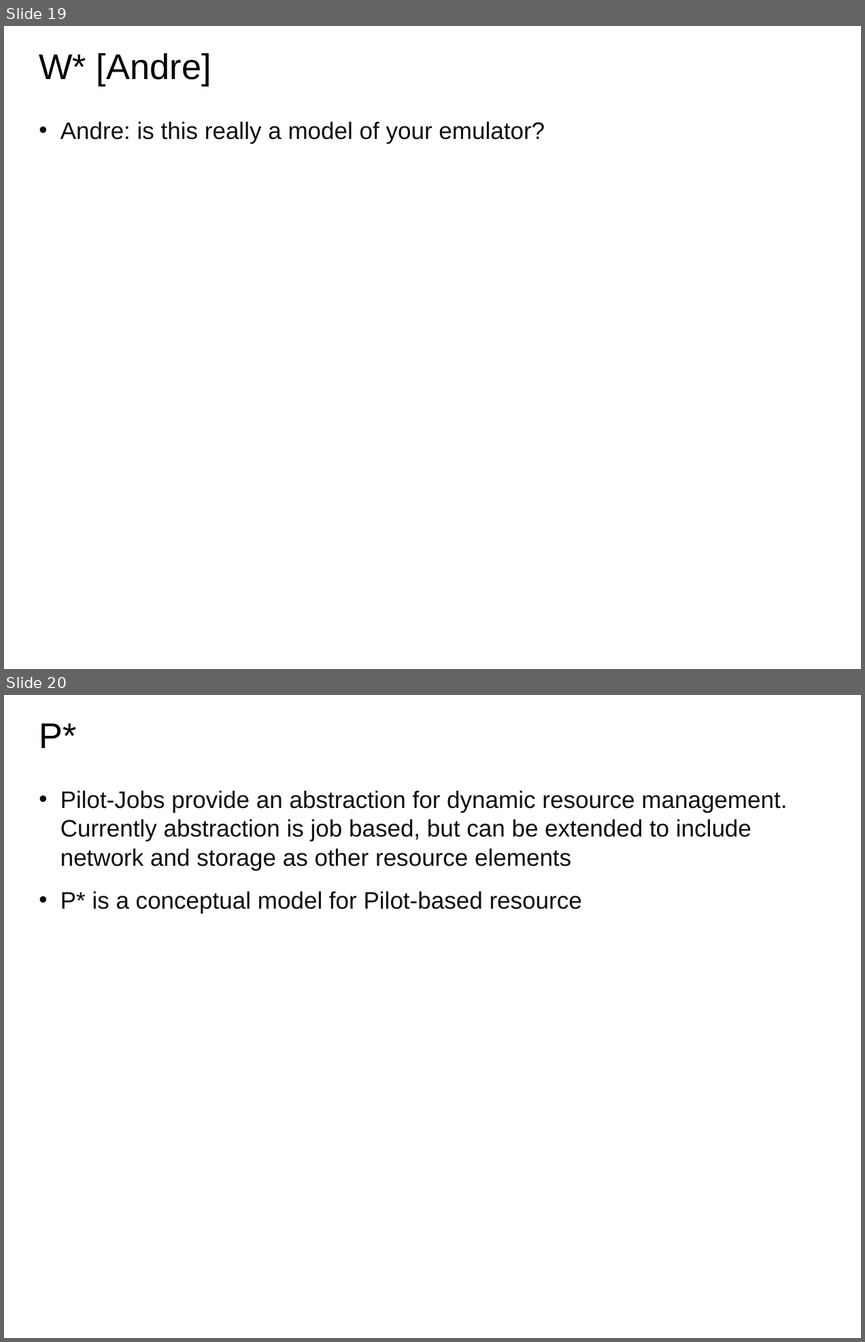
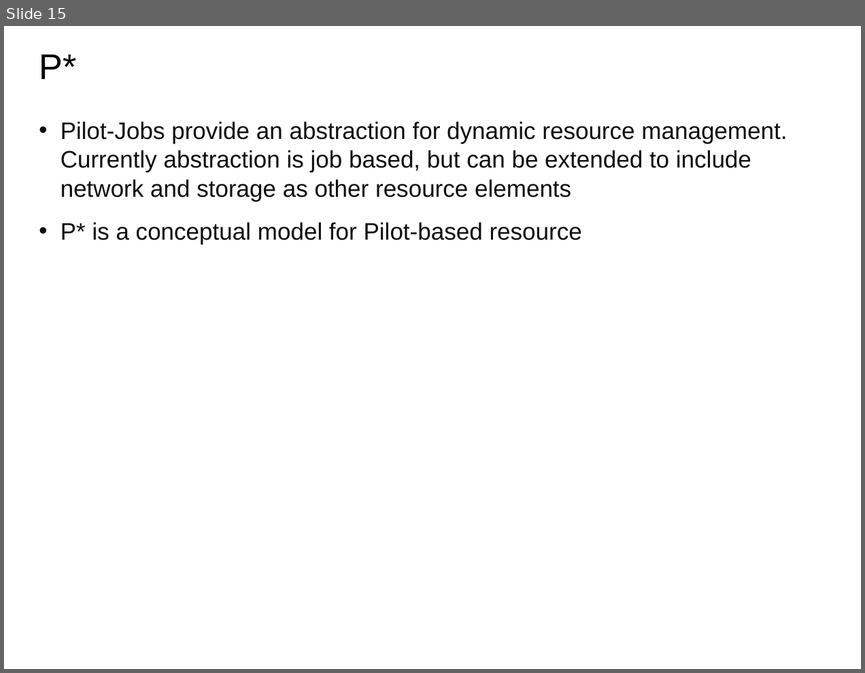
Before and after one commit to saga-project/NGMW, a slide deck: presentations/radical-modsim.pptx. Shown one above the other, each under a label of ours: slides 19 and 20 before the commit, slide 15 after it. The pictures are 865x1342 and 865x673 pixels, drawn with LibreOffice and Linux fonts; fonts in the diff are those of the drawing; background and template pictures are left out. Boxes give left, top, right and bottom in pixels: in the first picture for what was removed or moved away, otherwise in the second. Text is boxed around its words. In the diff, an @@ line names an element or a change of style, - is before the commit and + after.

```diff
--- a/presentations/radical-modsim.pptx
+++ b/presentations/radical-modsim.pptx
@@ slide 19 removed at (x1=4, y1=26, x2=861, y2=669), background #FFFFFF @@
@@ title removed at (x1=39, y1=53, x2=211, y2=87) @@
-W* [Andre]
@@ text removed at (x1=60, y1=121, x2=545, y2=144) @@
-• Andre: is this really a model of your emulator?
@@ what was slide 20 is now slide 15 @@
```
Also in this commit, not shown: 11 slides changed, 1 other slide removed.
